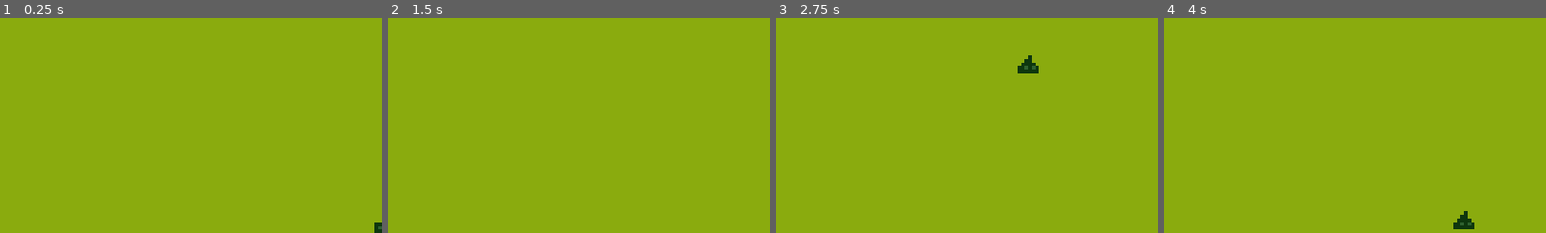
Above: before the commit, frames 1-4 (left to right).
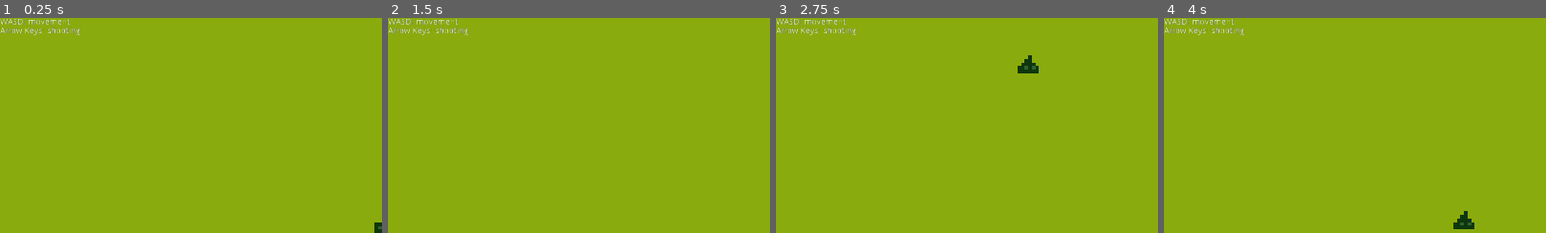
Above: after the commit, the same moments.

Repository: nyrrrr/breakingpoint-gd
Game: Godot game, scene res://Scenes/Main.tscn
The game is run twice, just before and just after one commit, with the same random seed, the same clock (stepped at 60 frames per second) and the same inputs.
Inputs:
- Up to frame 1 (0.25 s): no input
- Up to frame 2 (1.5 s): tap Enter at 0.5 s; hold D (move_right) 0.53-1.28 s; hold S (move_down) from 1.28 s (still down)
- Up to frame 3 (2.75 s): release S (move_down) at 2.03 s; hold D (move_right) from 2.03 s (still down)
- Up to frame 4 (4 s): release D (move_right) at 2.78 s; hold W (move_up) 2.78-3.53 s; hold A (move_left) from 3.53 s (still down)
The pictures show only the part of the screen within x 0-50%, y 0-50%; the shares and areas given below are measured in that part.

The runs differ from the first frame. In frame 1, 0.5% of the frame differs, in the area x 0-21%, y 0-8%; in frame 2, 0.5%; in frame 3, 0.5%; in frame 4, 0.5%.

Commit message:
impact on fist hit

Diff:
--- a/Scenes/Enemy.tscn
+++ b/Scenes/Enemy.tscn
@@ -25,6 +25,7 @@
 [node name="Enemy" type="RigidBody2D"]
 collision_layer = 2
 collision_mask = 5
+mode = 2
 gravity_scale = 0.0
 contacts_reported = 1
 contact_monitor = true
--- a/Scenes/Fist.tscn
+++ b/Scenes/Fist.tscn
@@ -17,6 +17,7 @@
 [node name="Fist" type="RigidBody2D"]
 collision_layer = 4
 collision_mask = 0
+mass = 10.0
 gravity_scale = 0.0
 contacts_reported = 1
 contact_monitor = true
--- a/Scenes/Main.tscn
+++ b/Scenes/Main.tscn
@@ -35,11 +35,19 @@
 curve = SubResource( 1 )
 
 [node name="EnemySpawnLocation" type="PathFollow2D" parent="EnemyPath"]
-position = Vector2( 16, 24 )
+position = Vector2( 16, 16 )
 
 [node name="Fist" parent="." instance=ExtResource( 4 )]
 position = Vector2( 0, 6 )
 
-[connection signal="hit" from="Player" to="." method="game_over"]
+[node name="RichTextLabel" type="RichTextLabel" parent="."]
+anchor_right = 0.862
+anchor_bottom = 1.0
+margin_right = 176.0
+margin_bottom = 72.0
+text = "WASD: movement
+Arrow Keys: shooting"
+
+[connection signal="dead" from="Player" to="." method="game_over"]
 [connection signal="timeout" from="EnemyTimer" to="." method="_on_EnemyTimer_timeout"]
 [connection signal="timeout" from="StartTimer" to="." method="_on_StartTimer_timeout"]
--- a/Scripts/Enemy.gd
+++ b/Scripts/Enemy.gd
@@ -11,7 +11,6 @@
 	animated_sprite = get_node("AnimatedSprite")
 	$CollisionShape2D.disabled = false
 
-
 # Called every frame. 'delta' is the elapsed time since the previous frame.
 func _process(_delta):
 	if health <= 0:
--- a/Scripts/Fist.gd
+++ b/Scripts/Fist.gd
@@ -46,6 +46,14 @@
 		body.health -= damage
 		is_returning = true
 		# bounce the enemy back
+		var old_lin_velocity = body.linear_velocity
+		body.linear_velocity = velocity / speed
+		body.get_node("CollisionShape2D").set_deferred("disabled", true)
+		yield(get_tree().create_timer(1.0), "timeout")
+		if is_instance_valid(body):
+			body.get_node("CollisionShape2D").disabled = false
+			body.linear_velocity = old_lin_velocity
+
 
 func start(pos):
 	self.position = pos
--- a/Scripts/Main.gd
+++ b/Scripts/Main.gd
@@ -8,6 +8,8 @@
 
 func game_over():
 	$EnemyTimer.stop()
+	if $Fist:
+		$Fist.queue_free()
 
 func new_game():
 	$Player.start($StartPosition.position)
@@ -29,6 +31,5 @@
 	enemy.linear_velocity = velocity.rotated(direction)
 	enemy.animated_sprite.flip_h = enemy.linear_velocity.x < 0
 
-
 func _on_StartTimer_timeout():
 	$EnemyTimer.start()
--- a/Scripts/Player.gd
+++ b/Scripts/Player.gd
@@ -2,7 +2,7 @@
 
 class_name Player
 
-signal hit
+signal dead
 export var speed = 400
 var screen_size
 var damage = 2
@@ -16,7 +16,7 @@
 func _process(delta):
 	if health <= 0:
 		hide()
-		emit_signal("hit")
+		emit_signal("dead")
 
 	var velocity = Vector2.ZERO # The player's movement vector.
 	if Input.is_action_pressed("move_right"):
